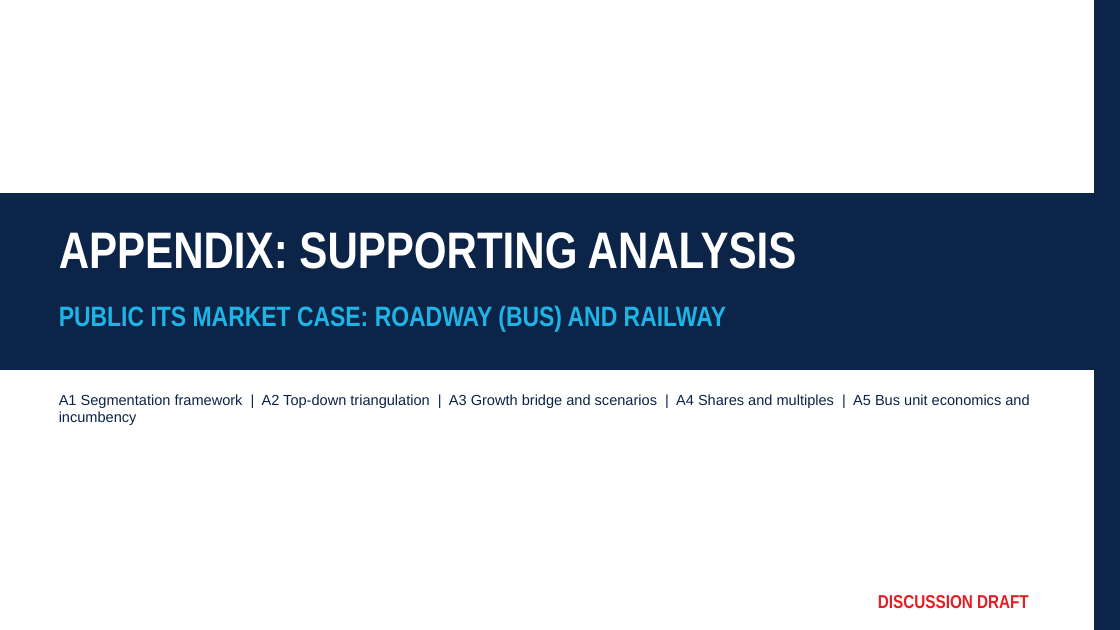
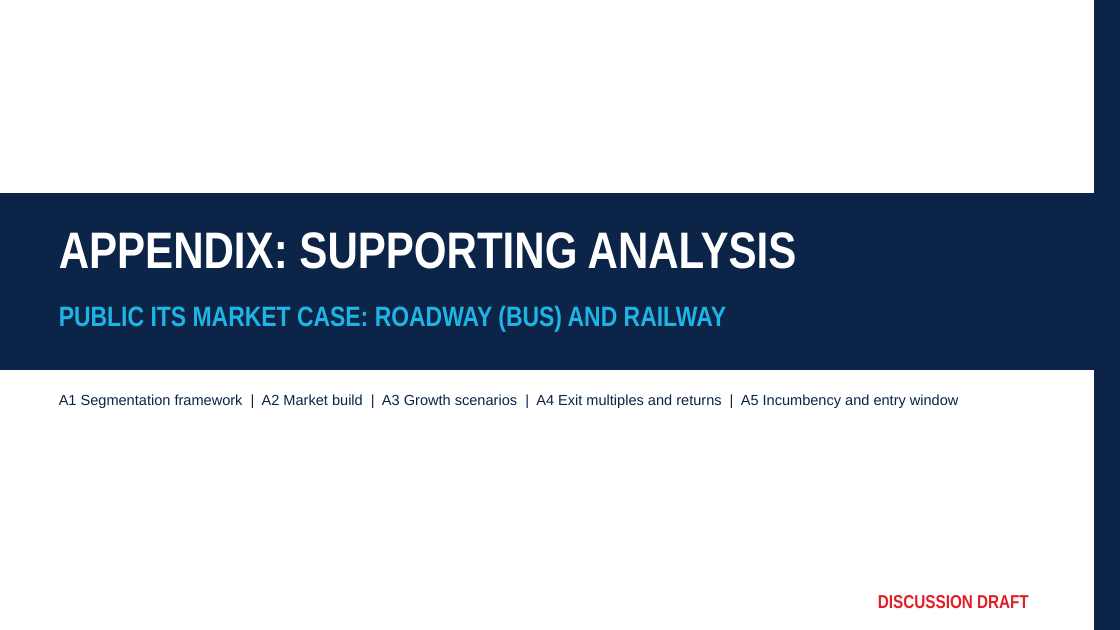
Before and after one commit to matthewkang858/Project-2-, a slide deck: slide 1 of its-market-case/deck/Public_ITS_Market_Case_Appendix.pptx. Drawn at 1120x630 pixels with LibreOffice and Linux fonts; fonts in the diff are those of the drawing. Boxes give left, top, right and bottom in pixels: in the first picture for what was removed or moved away, otherwise in the second. Text is boxed around its words. In the diff, an @@ line names an element or a change of style, - is before the commit and + after.

```diff
--- a/its-market-case/deck/Public_ITS_Market_Case_Appendix.pptx
+++ b/its-market-case/deck/Public_ITS_Market_Case_Appendix.pptx
@@ text at [59,394,959,408]: text changed @@
-A1 Segmentation framework | A2 Top-down triangulation | A3 Growth bridge and scenarios | A4 Shares and multiples | A5 Bus unit economics and incumbency
+A1 Segmentation framework | A2 Market build | A3 Growth scenarios | A4 Exit multiples and returns | A5 Incumbency and entry window
```
Also in this commit, not shown: 4 other slides changed, 1 slide added, 1 slide removed, 16 other files.
